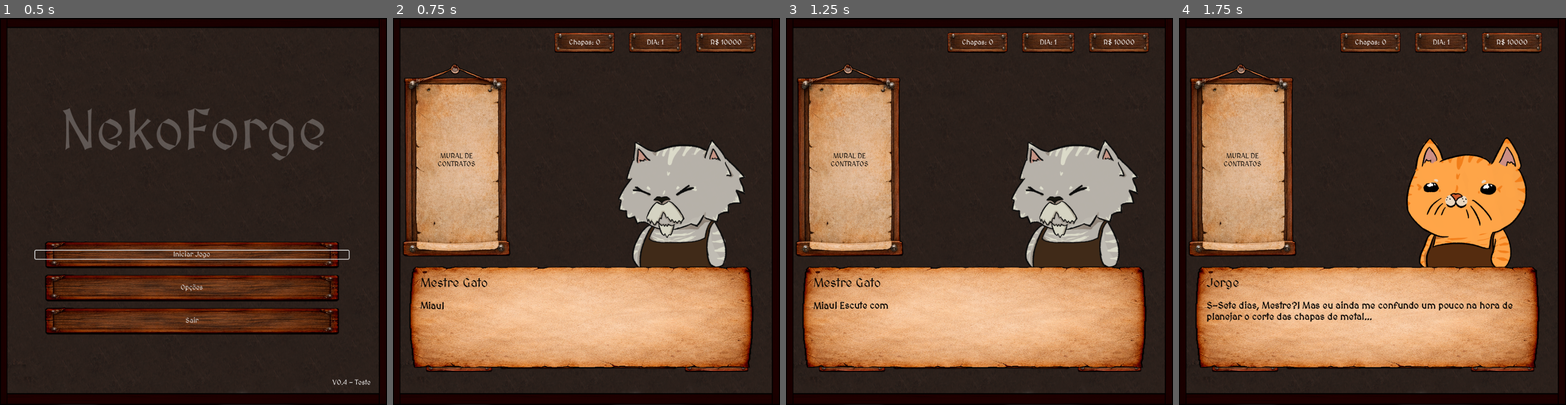
Above: before the commit, frames 1-4 (left to right).
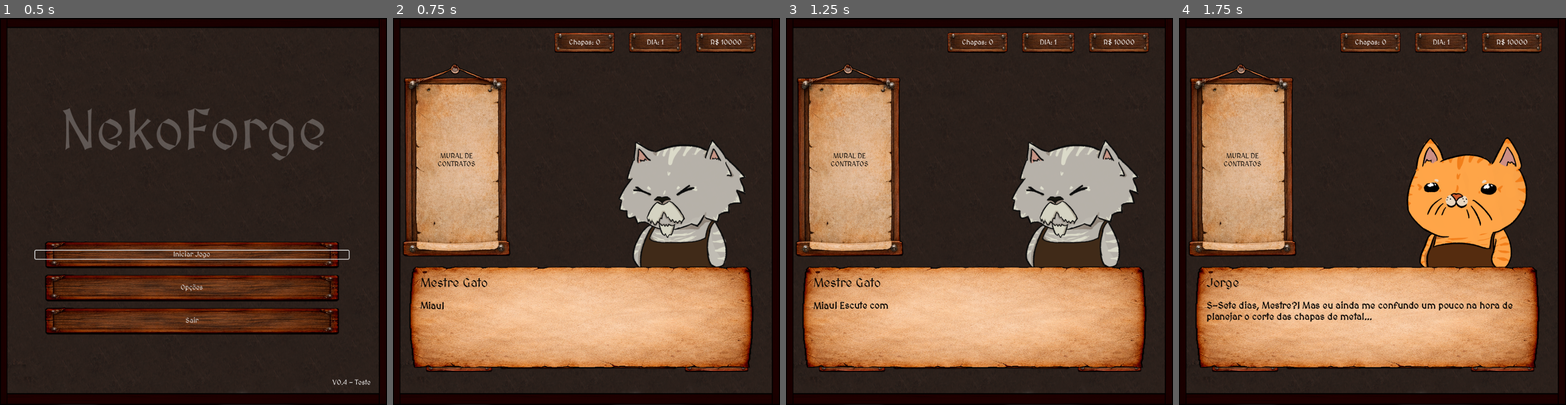
Above: after the commit, the same moments.

Repository: VitaumOS/Jogo_IC-Godot
Game: Godot game, scene res://scene/Telainicial.tscn
Two runs of this game, one before a commit and one after it. Both use one fixed random seed, a clock stepped at 60 frames per second and the inputs below.
Inputs (mouse positions are in pixels of both pictures, inside the frame that each line leads up to):
- Up to frame 1 (0.5 s): no input
- Up to frame 2 (0.75 s): click "Iniciar Jogo" at 0.5 s
- Up to frame 3 (1.25 s): no input
- Up to frame 4 (1.75 s): tap Enter (ui_accept) at 1.25, 1.52 s; move the mouse to (1457, 192) at 1.27 s; click (1457, 192) at 1.42 s

Frame 1 is identical in both runs. In frame 2, 0.7% of the frame differs, in the area x 58-92%, y 31-65%; in frame 3, 0.7%; in frame 4, 0.8%, in the area x 58-90%, y 31-65%.

Commit message:
Adição de novas funcionalidades no diálogo
Adicionei algumas coisas no diálogo e arrumei algumas coisas no treino de modelagem

Diff:
--- a/data_json/dialogos.json
+++ b/data_json/dialogos.json
@@ -70,17 +70,39 @@
     {
       "nome": "Jorge",
       "retrato": "res://Sprite/gatinhos/NekoJorge.png",
-      "texto": "Preste atenção, Jorge! Aquela barra [b]Vermelha[/b] ali embaixo apareceu. Isso significa [b]Desperdício[/b]! Você cortou mais peças do que o cliente pediu. Cada pedaço que sobra é dinheiro jogado no lixo!"
-    },
-
-    {
-      "nome": "Jorge",
-      "retrato": "res://Sprite/gatinhos/NekoJorge.png",
+      "coordenada": [615, 450],
+      "foco_pos": [200, 600],
+      "foco_tamanho": [100, 50],
+      "texto": "Preste atenção! Aquela barra [b]Vermelha[/b] ali embaixo apareceu. Isso significa [b]Desperdício[/b]! "
+    },
+    {
+      "nome": "Jorge",
+      "retrato": "res://Sprite/gatinhos/NekoJorge.png",
+      "coordenada": [615, 450],
+      "foco_pos": [200, 600],
+      "foco_tamanho": [100, 50],
+      "texto": "Você cortou mais peças do que o cliente pediu. Cada pedaço que sobra é dinheiro jogado no lixo!"
+    },
+    {
+      "nome": "Jorge",
+      "retrato": "res://Sprite/gatinhos/NekoJorge.png",
+      "coordenada": [615, 450],
       "texto": "É normal desperdiçar, as vezes o padrão de corte que você vai usar vai ultrapassar o limite, mas é sempre bom evitar e fazer escolhas mais econômicas!"
     }
   ],
 
-
+  "primeiro_contrato_concluido":[
+    {
+      "nome": "Jorge",
+      "retrato": "res://Sprite/gatinhos/NekoJorge.png",
+      "texto": "Você concluiu seu primeiro contrato! Viu como é importante economizar as chapas utilizadas?"
+    },
+    {
+      "nome": "Jorge",
+      "retrato": "res://Sprite/gatinhos/NekoJorge.png",
+      "texto": "Sempre tente chegar no valor mínimo em todos os contratos para conseguir um bônus em dinheiro."
+    }
+  ],
 
   "primeira_modelagem": [
     {
@@ -163,6 +185,52 @@
     }
   ],
 
+  "treinamento_modelagem": [
+    {
+      "nome": "Mestre Gato",
+      "texto": "Seguinte, Jorge. Irei te treinar nesse negócio de Modelagem Matemática",
+      "retrato": "res://Sprite/gatinhos/Ferreiro.png"
+    },
+
+		{
+      "nome": "Mestre Gato",
+      "texto": "Pensa que é uma forma de representar as coisas do nosso mundo em uma linguagem matemática. Consequentemente, estamos tentando, através da matemática, procurar respostas para esses problemas do mundo real!",
+      "retrato": "res://Sprite/gatinhos/Ferreiro.png"
+    },
+
+    {
+      "nome": "Mestre Gato",
+      "texto": "Isso que você tá vendo aqui é uma modelagem matemática pro problema do corte. ",
+      "retrato": "res://Sprite/gatinhos/Ferreiro.png",
+      "coordenada": [450, 300]
+    },
+
+    {
+      "nome": "Mestre Gato",
+      "texto": "A parte de cima te fala que queremos o menor valor possível de cortes.",
+      "retrato": "res://Sprite/gatinhos/Ferreiro.png",
+      "coordenada": [450, 300]
+    },
+
+		{
+      "nome": "Mestre Gato",
+      "texto": "A parte debaixo te fala as restrições do problem, até porque se quisessemos o mínimo mesmo, era só colocar 0 para todos os cortes (risada)",
+      "retrato": "res://Sprite/gatinhos/Ferreiro.png",
+      "coordenada": [450, 300]
+    },
+
+		{
+      "nome": "Mestre Gato",
+      "texto": "Ahem, enfim! As restrições são, para esse problema, a demanda dos contratos que você estava atendendo",
+      "retrato": "res://Sprite/gatinhos/Ferreiro.png"
+    },
+
+		{
+      "nome": "Mestre Gato",
+      "texto": "Tente resolver esses problemas agora!",
+      "retrato": "res://Sprite/gatinhos/Ferreiro.png"
+    }
+  ],
 
 
   "5": [
--- a/pulp_solution.json
+++ b/pulp_solution.json
@@ -2,6 +2,6 @@
     "status": "Optimal",
     "chapas_usadas": 2,
     "plano_corte": {
-        "Padrao_1": 2
+        "Padrao_2": 2
     }
 }
--- /dev/null
+++ b/scene/aux_scene/SistemaDialogo.gdshader
@@ -0,0 +1,27 @@
+shader_type canvas_item;
+
+// Parâmetros que controlaremos via GDScript
+uniform vec2 posicao_foco; // Centro do buraco (em pixels da tela)
+uniform vec2 tamanho_foco;  // Largura e Altura do buraco (em pixels)
+uniform vec4 cor_shadow : source_color = vec4(0.0, 0.0, 0.0, 0.6); // Preto com 60% opacidade
+
+void fragment() {
+	// Converte a posição do pixel atual para coordenadas globais de tela
+	vec2 pixel_global = SCREEN_UV / SCREEN_PIXEL_SIZE;
+
+	// Calcula as bordas do retângulo de foco
+	float limite_esquerdo = posicao_foco.x - (tamanho_foco.x / 2.0);
+	float limite_direito = posicao_foco.x + (tamanho_foco.x / 2.0);
+	float limite_superior = posicao_foco.y - (tamanho_foco.y / 2.0);
+	float limite_inferior = posicao_foco.y + (tamanho_foco.y / 2.0);
+
+	// Verifica se o pixel atual está DENTRO do retângulo de foco
+	if (pixel_global.x >= limite_esquerdo && pixel_global.x <= limite_direito &&
+		pixel_global.y >= limite_superior && pixel_global.y <= limite_inferior) {
+		// Se estiver dentro, o pixel fica 100% transparente
+		COLOR = vec4(0.0);
+	} else {
+		// Se estiver fora, aplica a cor escura semitransparente
+		COLOR = cor_shadow;
+	}
+}
--- a/scene/aux_scene/SistemaDialogo.tscn
+++ b/scene/aux_scene/SistemaDialogo.tscn
@@ -1,11 +1,29 @@
 [gd_scene format=3 uid="uid://dnci0t7lpn3u5"]
 
 [ext_resource type="Script" uid="uid://blf1qegii74ss" path="res://script/SistemaDialogo.gd" id="1_ij1vx"]
+[ext_resource type="Shader" uid="uid://kv8eh66f5ae7" path="res://scene/aux_scene/SistemaDialogo.gdshader" id="2_nrl86"]
 [ext_resource type="Texture2D" uid="uid://dnhdenmr0eu8c" path="res://Sprite/gatinhos/NekoJorge.png" id="2_qn2xm"]
 [ext_resource type="Texture2D" uid="uid://bot8j6y37hdl0" path="res://images/pergaminho.png" id="3_6anm4"]
 
+[sub_resource type="ShaderMaterial" id="ShaderMaterial_mucsi"]
+shader = ExtResource("2_nrl86")
+shader_parameter/posicao_foco = Vector2(0, 0)
+shader_parameter/tamanho_foco = Vector2(0, 0)
+shader_parameter/cor_shadow = Color(0, 0, 0, 0.6)
+
 [node name="SistemaDialogo" type="CanvasLayer" unique_id=477801998]
 script = ExtResource("1_ij1vx")
+
+[node name="TelaFoco" type="ColorRect" parent="." unique_id=1228575964]
+visible = false
+material = SubResource("ShaderMaterial_mucsi")
+use_parent_material = true
+anchors_preset = 15
+anchor_right = 1.0
+anchor_bottom = 1.0
+grow_horizontal = 2
+grow_vertical = 2
+color = Color(0, 0, 0, 0.58400005)
 
 [node name="RetratoControl" type="Control" parent="." unique_id=118587594]
 layout_mode = 3
@@ -17,9 +35,9 @@
 
 [node name="RetratoSprite" type="TextureRect" parent="RetratoControl" unique_id=246108845]
 layout_mode = 0
-offset_left = 498.0
+offset_left = 499.0
 offset_top = -414.0
-offset_right = 810.0
+offset_right = 811.0
 offset_bottom = -102.0
 texture = ExtResource("2_qn2xm")
 expand_mode = 5
@@ -68,3 +86,61 @@
 offset_top = 744.0
 offset_right = 868.0
 offset_bottom = 784.0
+
+[node name="AgrupadorMiniatura" type="Control" parent="." unique_id=2063621907]
+layout_mode = 3
+anchors_preset = 0
+offset_left = 450.045
+offset_top = 300.215
+offset_right = 501.41562
+offset_bottom = 333.26538
+
+[node name="RetratoSprite_mini" type="TextureRect" parent="AgrupadorMiniatura" unique_id=2019978041]
+layout_mode = 0
+offset_left = -99.01001
+offset_top = -30.919998
+offset_right = 104.98999
+offset_bottom = 173.08
+texture = ExtResource("2_qn2xm")
+expand_mode = 3
+
+[node name="Background_mini" type="TextureRect" parent="AgrupadorMiniatura" unique_id=1145365260]
+layout_mode = 0
+offset_left = -270.01
+offset_top = 114.07999
+offset_right = 263.99
+offset_bottom = 304.08
+texture = ExtResource("3_6anm4")
+expand_mode = 1
+
+[node name="Control_mini" type="Control" parent="AgrupadorMiniatura" unique_id=204048040]
+anchors_preset = 0
+offset_left = -203.01001
+offset_top = 92.08
+offset_right = -151.01001
+offset_bottom = 124.08
+
+[node name="NomeLabel" type="Label" parent="AgrupadorMiniatura/Control_mini" unique_id=785793935]
+layout_mode = 0
+offset_top = 56.0
+offset_right = 407.0
+offset_bottom = 81.0
+theme_override_colors/font_color = Color(0, 0, 0, 1)
+theme_override_font_sizes/font_size = 21
+text = "Gato"
+horizontal_alignment = 1
+
+[node name="TextoLabel" type="RichTextLabel" parent="AgrupadorMiniatura/Control_mini" unique_id=101537603]
+layout_mode = 0
+offset_left = -6.0350037
+offset_top = 80.70502
+offset_right = 411.965
+offset_bottom = 176.70502
+theme_override_colors/default_color = Color(0, 0, 0, 1)
+theme_override_constants/outline_size = 1
+theme_override_font_sizes/normal_font_size = 20
+bbcode_enabled = true
+text = "Texto genérico aqui pra testar um monte de coisa neraaaaaaaaaaaaaaaaaaaaaaa aaaaaaaaaa aaaaaaaaaaaaaaaaaaaaaaaaaa aaaaaaaaaaaaaaaaa
+"
+fit_content = true
+autowrap_mode = 2
--- a/script/Main.gd
+++ b/script/Main.gd
@@ -28,6 +28,8 @@
 	_carregar_padroes_da_loja()
 	_atualizar_ui_estatica()
 	_atualizar_display_contrato()
+
+
 
 	if Global.ultimo_desempenho_ritmo < 0:
 		_verificar_dialogo_diario()
@@ -297,7 +299,9 @@
 			Global.registrar_contrato_concluido(Global.contrato_ativo)
 			Global.completar_contrato(z_user <= z_pulp, Global.ultimo_desempenho_ritmo)
 			popup.mostrar_conclusao_contrato()
-
+	if !Global.finalizou_primeiro_contrato:
+		Global.finalizou_primeiro_contrato = true
+		Global._verificar_gatilho_tutorial("primeiro_contrato_concluido")
 	_limpar_dados_transicao()
 
 func _limpar_dados_transicao():
--- a/script/SistemaDialogo.gd
+++ b/script/SistemaDialogo.gd
@@ -4,10 +4,23 @@
 signal dialogo_encerrado
 signal fala_completada(indice: int)
 
+# --- Nós do Diálogo Clássico (Padrão) ---
 @onready var retrato_sprite = $RetratoControl/RetratoSprite
 @onready var nome_label = $Control/NomeLabel
 @onready var texto_label = $Control/TextoLabel
 @onready var seta_passar = $SetaPassar
+@onready var background = $Background
+@onready var control_classico = $Control
+@onready var retrato_control_classico = $RetratoControl
+@onready var tela_foco = $TelaFoco
+
+# --- Novos Nós para o Sistema de Miniaturas (Por Coordenada) ---
+@onready var agrupador_miniatura = $AgrupadorMiniatura
+@onready var retrato_sprite_mini = $AgrupadorMiniatura/RetratoSprite_mini
+@onready var background_mini = $AgrupadorMiniatura/Background_mini
+@onready var control_mini = $AgrupadorMiniatura/Control_mini
+@onready var nome_label_mini = $AgrupadorMiniatura/Control_mini/NomeLabel
+@onready var texto_label_mini = $AgrupadorMiniatura/Control_mini/TextoLabel
 
 # Variáveis de controle
 var _lista_falas: Array = []
@@ -16,9 +29,9 @@
 var _tween_digitacao: Tween
 
 func _ready():
-
 	visible = false
 	seta_passar.visible = false
+	_esconder_miniaturas()
 	process_mode = PROCESS_MODE_ALWAYS
 
 ## Função principal para iniciar uma sequência de diálogo
@@ -26,7 +39,23 @@
 	if falas.is_empty():
 		return
 
-	_lista_falas = falas
+	_lista_falas = falas.duplicate()
+
+	for fala in _lista_falas:
+		if fala.has("coordenada") and fala["coordenada"] is Array:
+			fala["coordenada"] = Vector2(fala["coordenada"][0], fala["coordenada"][1])
+		if fala.has("foco_pos") and fala["foco_pos"] is Array:
+			fala["foco_pos"] = Vector2(fala["foco_pos"][0], fala["foco_pos"][1])
+		if fala.has("foco_tamanho") and fala["foco_tamanho"] is Array:
+			fala["foco_tamanho"] = Vector2(fala["foco_tamanho"][0], fala["foco_tamanho"][1])
+
+	# Trata automaticamente coordenadas vindas de arquivos JSON [x, y] para Vector2
+	for fala in _lista_falas:
+		if fala.has("coordenada") and fala["coordenada"] is Array:
+			var arr_coord = fala["coordenada"]
+			if arr_coord.size() == 2:
+				fala["coordenada"] = Vector2(arr_coord[0], arr_coord[1])
+
 	_indice_atual = 0
 	visible = true
 	get_tree().paused = true
@@ -43,34 +72,68 @@
 
 func _exibir_fala_atual():
 	var fala = _lista_falas[_indice_atual]
-	nome_label.text = fala.get("nome", "???")
-	if fala.has("retrato"):
+	var tem_coordenada = fala.has("coordenada") and fala["coordenada"] is Vector2
+	seta_passar.visible = false
+
+	if fala.has("foco_pos") and fala.has("foco_tamanho"):
+		# Passa os valores convertidos diretamente para o ShaderMaterial
+		var mat = tela_foco.material as ShaderMaterial
+		if mat:
+			mat.set_shader_parameter("posicao_foco", fala["foco_pos"])
+			mat.set_shader_parameter("tamanho_foco", fala["foco_tamanho"])
+		tela_foco.visible = true
+	else:
+		tela_foco.visible = false
+
+	if tem_coordenada:
+		_mostrar_miniaturas()
+		control_classico.visible = false
+		retrato_control_classico.visible = false
+		background.visible = false
+
+		agrupador_miniatura.global_position = fala["coordenada"]
+
+		nome_label_mini.text = fala.get("nome", "???")
+		texto_label_mini.bbcode_text = fala.get("texto", "")
+
+		retrato_sprite_mini.texture = fala["retrato"]
+
+		_iniciar_digitacao(texto_label_mini)
+	else:
+		_esconder_miniaturas()
+		control_classico.visible = true
+		retrato_control_classico.visible = true
+		background.visible = true
+
+		nome_label.text = fala.get("nome", "???")
 		retrato_sprite.texture = fala["retrato"]
-		retrato_sprite.visible = true
-	else:
-		retrato_sprite.visible = false
 
-	texto_label.bbcode_text = fala.get("texto", "")
-	seta_passar.visible = false
-	_iniciar_digitacao()
+		texto_label.bbcode_text = fala.get("texto", "")
+		_iniciar_digitacao(texto_label)
 
-func _iniciar_digitacao():
+func _iniciar_digitacao(label_alvo: RichTextLabel):
 	_esta_digitando = true
 	texto_label.visible_characters = 0
+	texto_label_mini.visible_characters = 0
 
-	var total_caracteres = texto_label.get_total_character_count()
-	var duracao = total_caracteres * 0.04 # 0.04 segundos por letra
+	var total_caracteres = label_alvo.get_total_character_count()
+	var duracao = total_caracteres * 0.04
 
 	_tween_digitacao = create_tween()
 	_tween_digitacao.set_pause_mode(Tween.TWEEN_PAUSE_PROCESS)
-	_tween_digitacao.tween_property(texto_label, "visible_characters", total_caracteres, duracao)
+	_tween_digitacao.tween_property(label_alvo, "visible_characters", total_caracteres, duracao)
 	_tween_digitacao.finished.connect(_on_digitacao_finalizada)
 
 func _pular_digitacao():
 	if _tween_digitacao and _tween_digitacao.is_running():
 		_tween_digitacao.kill()
 
-	texto_label.visible_characters = texto_label.get_total_character_count()
+	var fala = _lista_falas[_indice_atual]
+	if fala.has("coordenada") and fala["coordenada"] is Vector2:
+		texto_label_mini.visible_characters = texto_label_mini.get_total_character_count()
+	else:
+		texto_label.visible_characters = texto_label.get_total_character_count()
+
 	_on_digitacao_finalizada()
 
 func _on_digitacao_finalizada():
@@ -85,7 +148,20 @@
 	else:
 		_encerrar_dialogo()
 
+func _esconder_miniaturas():
+	retrato_sprite_mini.visible = false
+	background_mini.visible = false
+	control_mini.visible = false
+
+func _mostrar_miniaturas():
+	retrato_sprite_mini.visible = true
+	background_mini.visible = true
+	control_mini.visible = true
+
 func _encerrar_dialogo():
 	visible = false
+	_esconder_miniaturas()
+	control_classico.visible = true
+	retrato_control_classico.visible = true
 	get_tree().paused = false
 	dialogo_encerrado.emit()
--- a/script/TreinoModelagem.gd
+++ b/script/TreinoModelagem.gd
@@ -25,14 +25,7 @@
 	_inicializar_problema(indice_problema_atual)
 	btn_voltar.visible=false
 
-	_disparar_dialogo_local([
-			{"nome": "Mestre Gato", "texto": "Seguinte, Jorge. Irei te treinar nesse negócio de Modelagem Matemática"},
-			{"nome": "Mestre Gato", "texto": "Pensa que é uma forma de representar as coisas do nosso mundo em uma linguagem matemática. Consequentemente, estamos tentando, através da matemática, procurar respostas para esses problemas do mundo real!"},
-			{"nome": "Mestre Gato", "texto": "Isso que você tá vendo aí em cima é uma modelagem matemática pro problema do corte: A parte de cima te fala que queremos o menor valor possível de cortes."},
-			{"nome": "Mestre Gato", "texto": "A parte debaixo te fala as restrições do problem, até porque se quisessemos o mínimo mesmo, era só colocar 0 para todos os cortes (risada)"},
-			{"nome": "Mestre Gato", "texto": "Ahem, enfim! As restrições são, para esse problema, a demanda dos contratos que você estava atendendo"},
-			{"nome": "Mestre Gato", "texto": "Tente resolver esses problemas agora!"}
-	])
+	Global._verificar_gatilho_tutorial("treinamento_modelagem")
 
 func _carregar_todos_os_desafios():
 	var arquivo = FileAccess.open("res://data_json/desafios_pcu.json", FileAccess.READ)
--- a/script/global.gd
+++ b/script/global.gd
@@ -11,7 +11,8 @@
 var estoque_chapas: int = 0
 var preco_chapa: int = 100
 var recompensa_final: float = 0
-var finalizou_treino=false
+var finalizou_treino = false
+var finalizou_primeiro_contrato = false
 
 var chapas_usadas_pelo_jogador: int = 0
 var ultimo_desempenho_ritmo: float = -1.0
Not shown, added: scene/aux_scene/SistemaDialogo.gdshader.uid
Not shown, added: Sprite/t-shirt-mockup-png-transparente-vestuario-unisex-em-estilo-casual_53876-976058.avif
